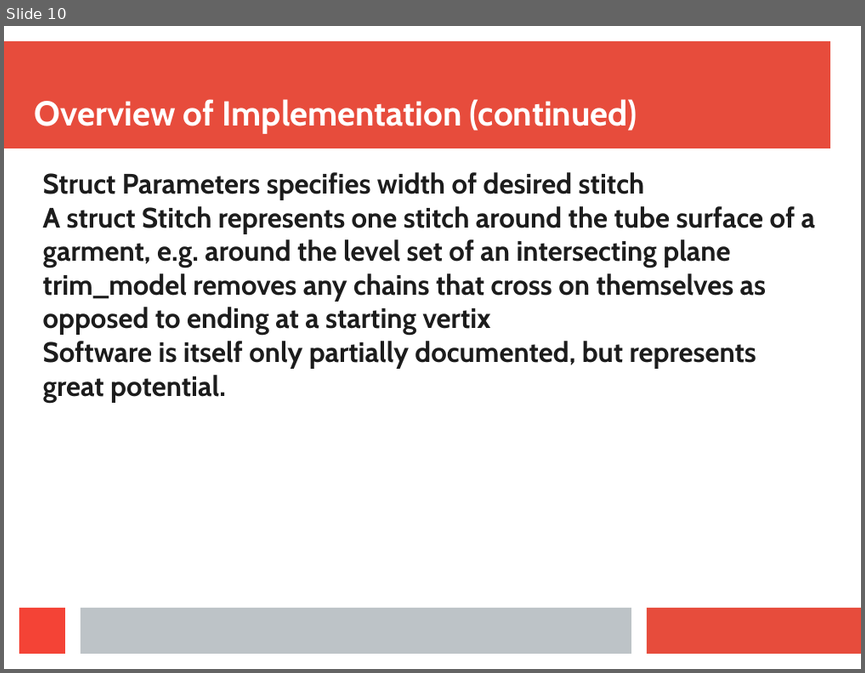
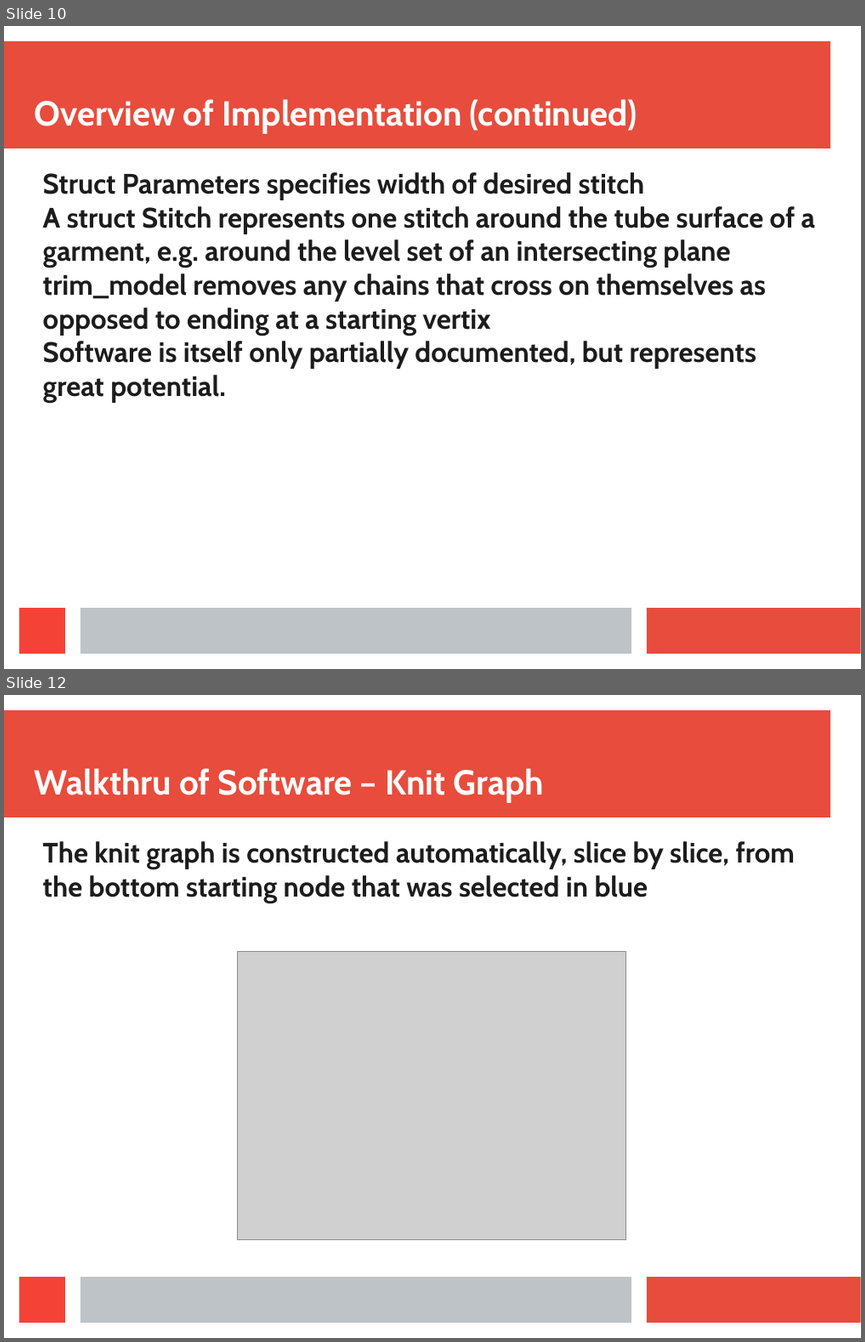
Before and after one commit to LRParser/CS536, a slide deck: Presentation.pptx. Shown one above the other, each under a label of ours: slide 10 before the commit, slides 10 and 12 after it; the slides between them are not shown. The pictures are 865x673 and 865x1342 pixels, drawn with LibreOffice and Linux fonts; fonts in the diff are those of the drawing; grey boxes stand for pictures. Boxes give left, top, right and bottom in pixels: in the first picture for what was removed or moved away, otherwise in the second. Text is boxed around its words. In the diff, an @@ line names an element or a change of style, - is before the commit and + after.

```diff
--- a/Presentation.pptx
+++ b/Presentation.pptx
@@ slide 12 added at bbox=[4, 695, 861, 1338], background #FFFFFF; not listed: 4 template elements that a slide beside it also shows @@
@@ text added at bbox=[35, 768, 544, 803], 32 pt, text #FFFFFF, bold @@
+Walkthru of Software – Knit Graph
@@ text added at bbox=[43, 841, 794, 902], 26 pt, text #1C1C1C, bold @@
+The knit graph is constructed automatically, slice by slice, from the bottom starting node that was selected in blue
@@ picture added at bbox=[237, 952, 626, 1239] @@
```
Also in this commit, not shown: 1 slide changed, 2 other slides added, 1 other file.
